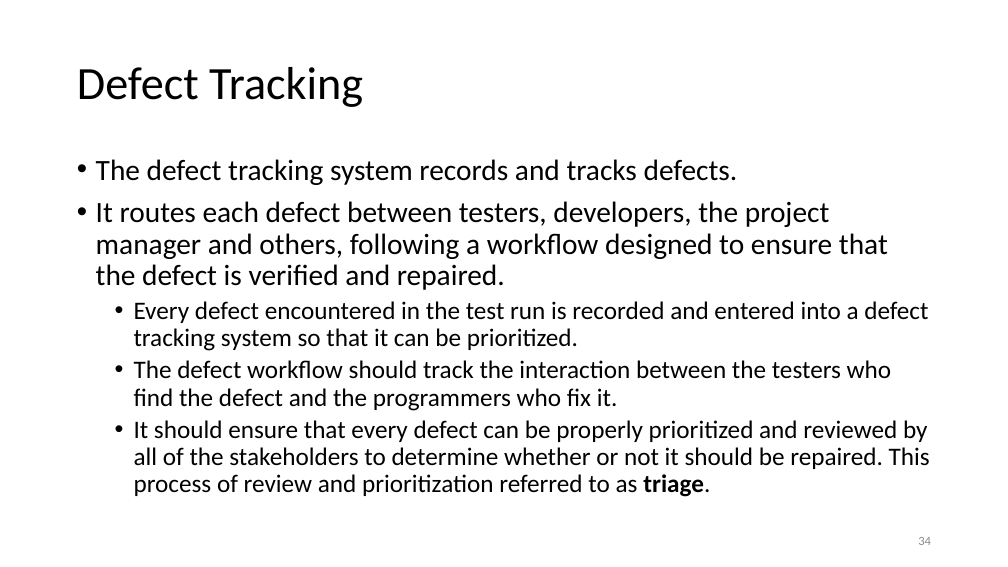
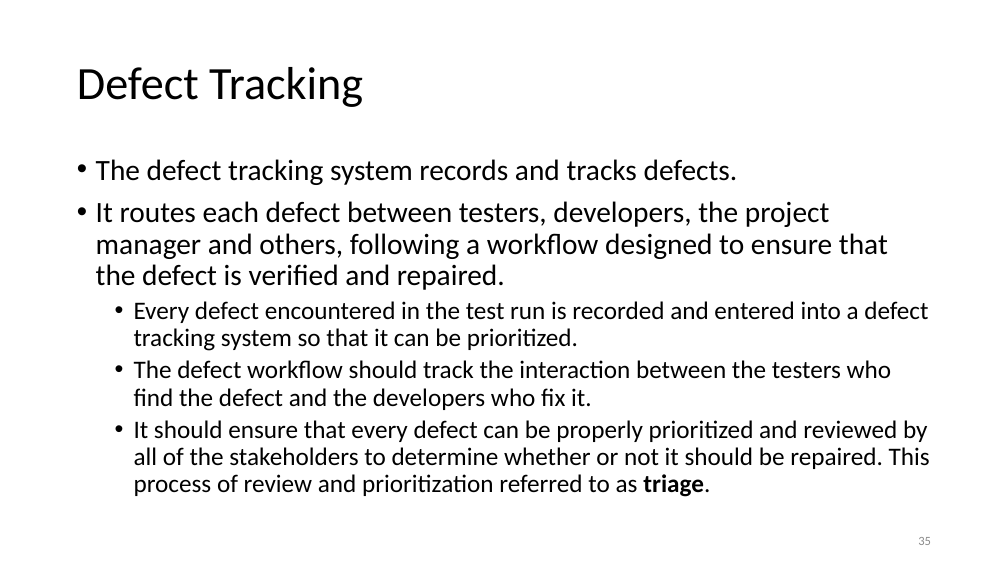
Before and after one commit to malenezi/malenezi, a slide deck: slide 35 of SE401/Lectures/4-Software Testing Plans and Test cases/Test Cases.pptx (slide 34 before the commit). Drawn at 1008x567 pixels with LibreOffice and Linux fonts; fonts in the diff are those of the drawing. Boxes give left, top, right and bottom in pixels: in the first picture for what was removed or moved away, otherwise in the second. Text is boxed around its words. In the diff, an @@ line names an element or a change of style, - is before the commit and + after.

```diff
--- a/SE401/Lectures/4-Software Testing Plans and Test cases/Test Cases.pptx
+++ b/SE401/Lectures/4-Software Testing Plans and Test cases/Test Cases.pptx
@@ text at <box>134,360,892,410</box>: text changed @@
-  • The defect workflow should track the interaction between the testers who find the defect and the programmers who fix it.
+  • The defect workflow should track the interaction between the testers who find the defect and the developers who fix it.
@@ page number at <box>918,537,931,545</box>: text changed @@
-34
+35
```
Also in this commit, not shown: 6 other slides changed, 1 slide added, 1 other file.
